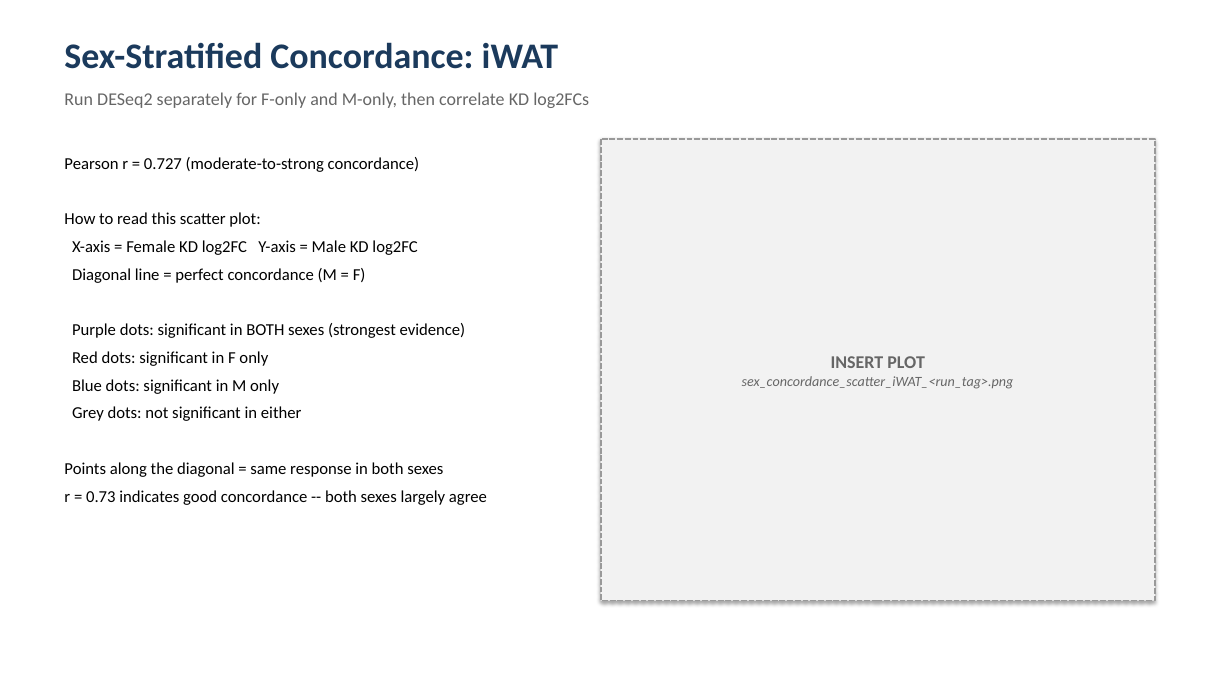
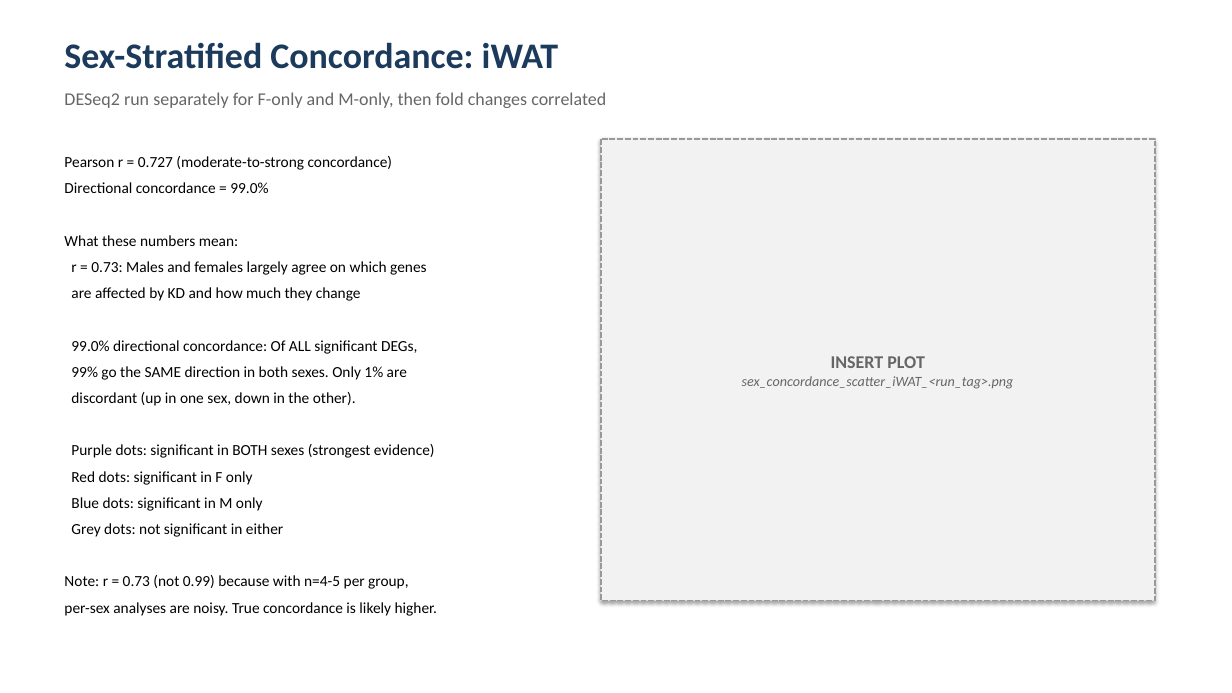
Before and after one commit to lkingcpdtka-ux/KAT8-Project, a slide deck: slide 14 of Results/KAT8_sex_interaction_presentation.pptx (slide 9 before the commit). Drawn at 1232x693 pixels with LibreOffice and Linux fonts; fonts in the diff are those of the drawing. Boxes give left, top, right and bottom in pixels: in the first picture for what was removed or moved away, otherwise in the second. Text is boxed around its words. In the diff, an @@ line names an element or a change of style, - is before the commit and + after.

```diff
--- a/Results/KAT8_sex_interaction_presentation.pptx
+++ b/Results/KAT8_sex_interaction_presentation.pptx
@@ text at (64,92,606,108): text changed @@
-Run DESeq2 separately for F-only and M-only, then correlate KD log2FCs
+DESeq2 run separately for F-only and M-only, then fold changes correlated
@@ text at (64,156,435,537): size 13 to 12 pt in "Pearson r = 0.727 (moderate-to-strong concordance)", "Purple dots: significant in BOTH sexes (strongest ...", "Red dots: significant in F only", "Blue dots: significant in M only" and 1 more places @@
@@ text at (64,182,427,406): text changed; size 13 to 12 pt @@
-How to read this scatter plot:
-X-axis = Female KD log2FC Y-axis = Male KD log2FC
-Diagonal line = perfect concordance (M = F)
+Directional concordance = 99.0%
+What these numbers mean:
+r = 0.73: Males and females largely agree on which genes
+are affected by KD and how much they change
+99.0% directional concordance: Of ALL significant DEGs,
+99% go the SAME direction in both sexes. Only 1% are
+discordant (up in one sex, down in the other).
@@ text at (64,575,437,616): text changed; size 13 to 12 pt @@
-Points along the diagonal = same response in both sexes
-r = 0.73 indicates good concordance -- both sexes largely agree
+Note: r = 0.73 (not 0.99) because with n=4-5 per group,
+per-sex analyses are noisy. True concordance is likely higher.
```
Also in this commit, not shown: 10 other slides changed, 10 slides added, 4 slides removed, 2 other files.
